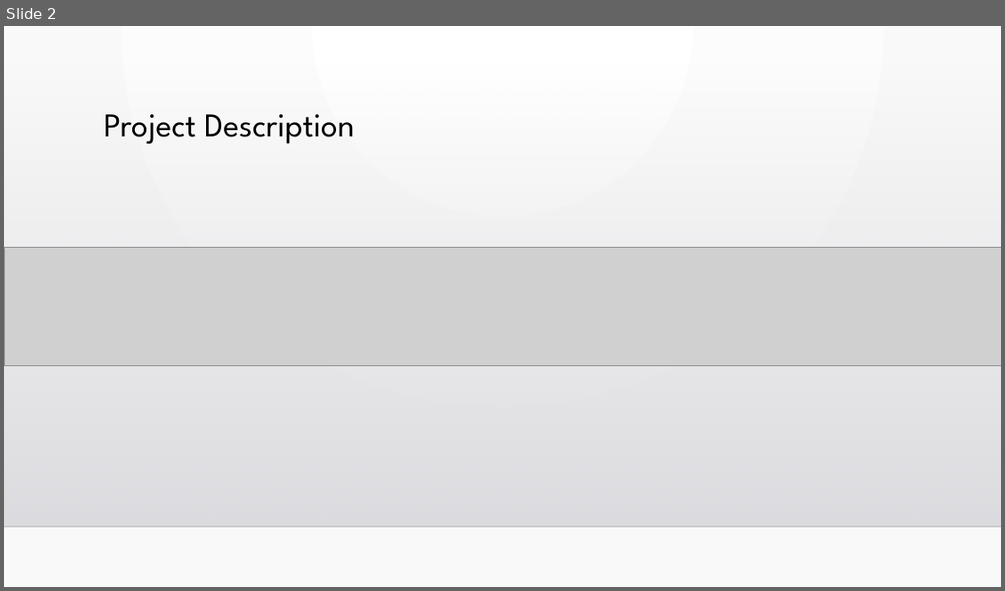
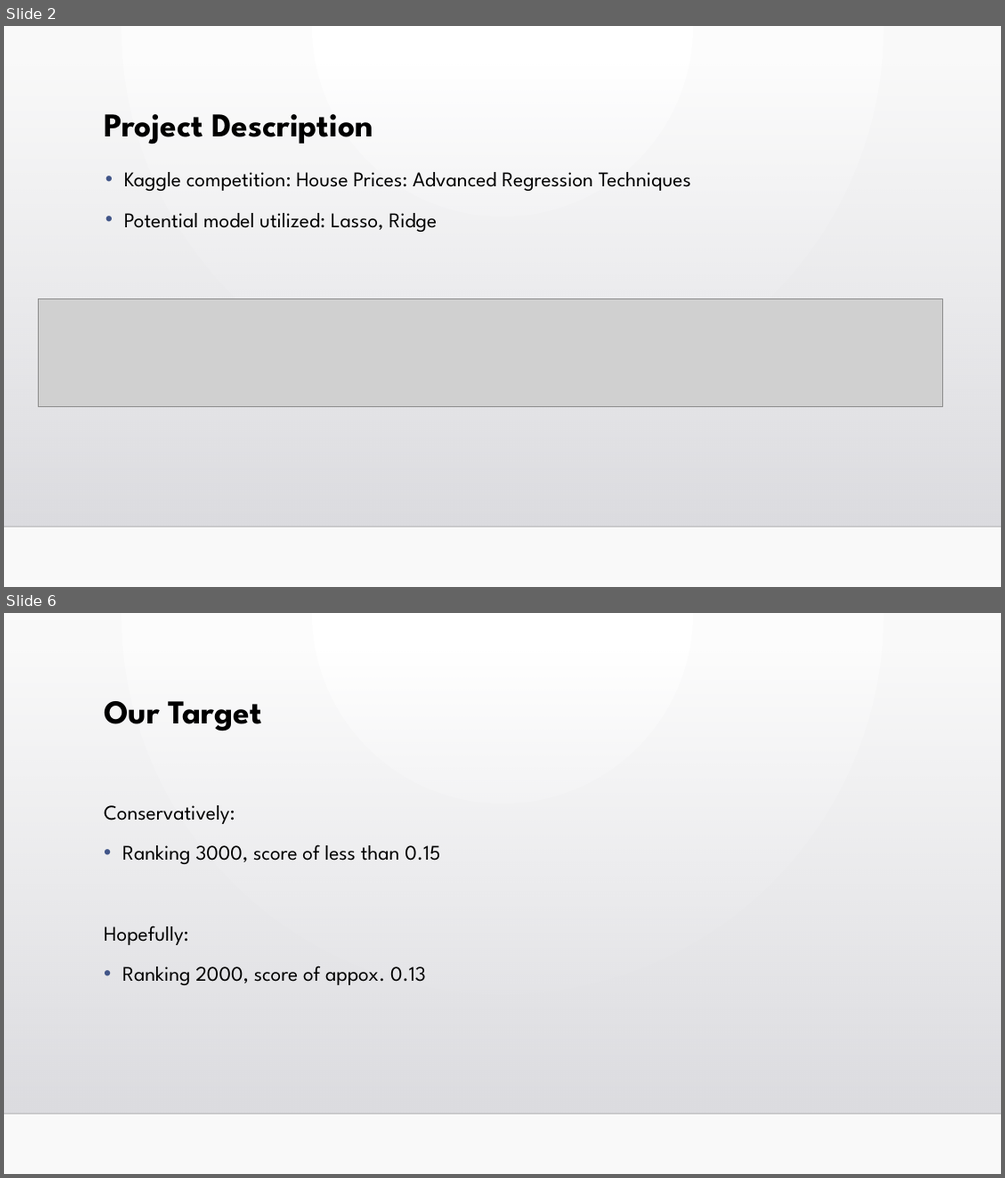
Before and after one commit to MarkJINi37/QF624-Machine-Learning, a slide deck: Proposal/Proposal.pptx. Shown one above the other, each under a label of ours: slide 2 before the commit, slides 2 and 6 after it; the slides between them are not shown. The pictures are 1005x591 and 1005x1178 pixels, drawn with LibreOffice and Linux fonts; fonts in the diff are those of the drawing; grey boxes stand for pictures; background and template pictures are left out. Boxes give left, top, right and bottom in pixels: in the first picture for what was removed or moved away, otherwise in the second. Text is boxed around its words. In the diff, an @@ line names an element or a change of style, - is before the commit and + after.

```diff
--- a/Proposal/Proposal.pptx
+++ b/Proposal/Proposal.pptx
@@ slide 6 added at [4,613,1001,1174], background gradient #FFFFFF to #FAFAFA; not listed: 2 template elements that a slide beside it also shows @@
@@ title added at [104,701,262,731], 32 pt, text #000000, bold @@
+Our Target
@@ text added at [104,805,440,985], 20 pt, text #000000 @@
+Conservatively:
+• Ranking 3000, score of less than 0.15
+Hopefully:
+• Ranking 2000, score of appox. 0.13
@@ slide 2 changed as well @@
@@ title "Project Description" at [104,114,373,144]: bold on @@
@@ text added at [124,172,691,232], 20 pt, text #000000 @@
+• Kaggle competition: House Prices: Advanced Regression Techniques
+• Potential model utilized: Lasso, Ridge
@@ picture: place and size @@
-picture at [4,248,1001,365]
+picture at [39,299,943,406]
```
Also in this commit, not shown: 1 other slide changed, 4 other slides added, 3 slides removed.
